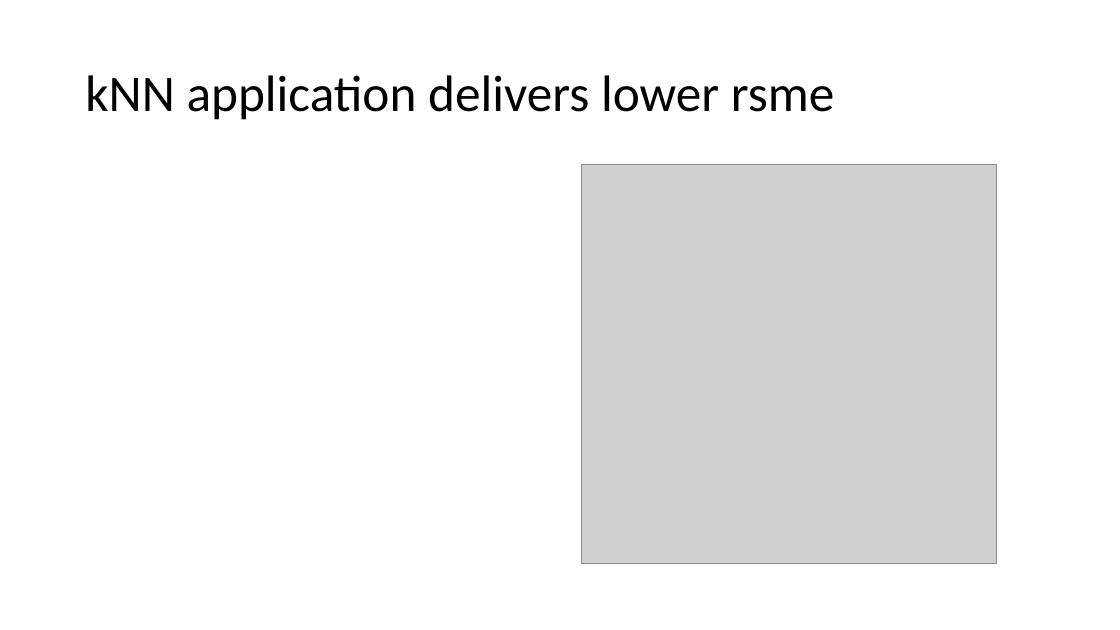
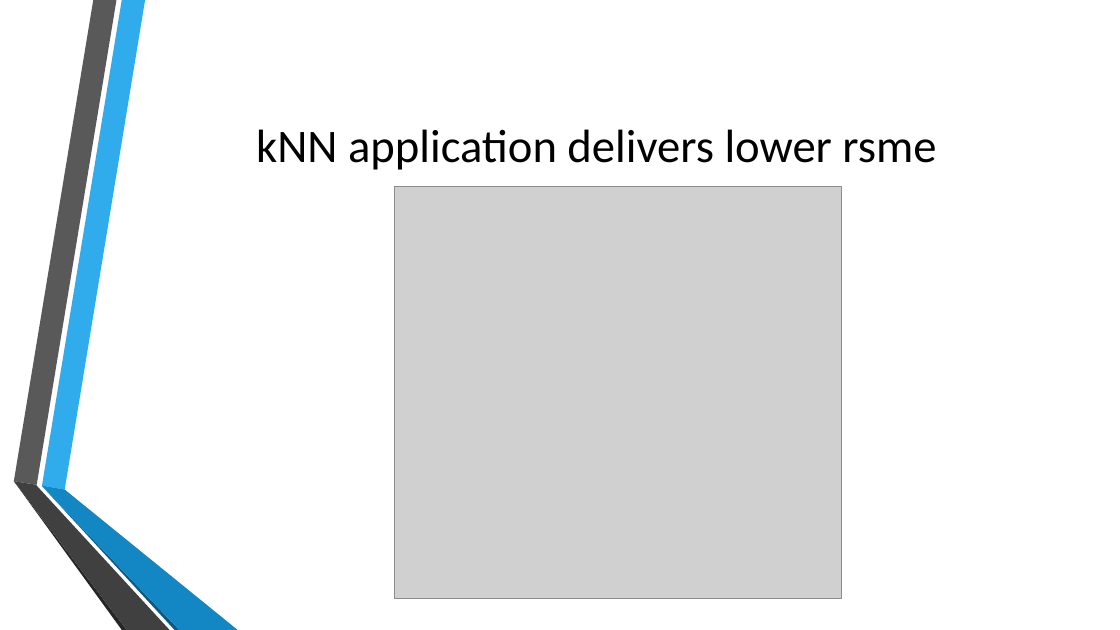
Before and after one commit to TheDataMavericks/DK, a slide deck: slide 15 of img/Cars Machine Learning Journey.pptx (slide 11 before the commit). Drawn at 1120x630 pixels with LibreOffice and Linux fonts; fonts in the diff are those of the drawing; grey boxes stand for pictures; background and template pictures are left out. Boxes give left, top, right and bottom in pixels: in the first picture for what was removed or moved away, otherwise in the second. Text is boxed around its words. In the diff, an @@ line names an element or a change of style, - is before the commit and + after.

```diff
--- a/img/Cars Machine Learning Journey.pptx
+++ b/img/Cars Machine Learning Journey.pptx
@@ title "kNN application delivers lower rsme": place and size @@
-title "kNN application delivers lower rsme" at bbox=[85, 75, 835, 120]
+title "kNN application delivers lower rsme" at bbox=[256, 129, 936, 170]
@@ title "kNN application delivers lower rsme" at bbox=[256, 129, 936, 170]: size 44 to 40 pt; alignment left to centre; line spacing 0.9 to 1 @@
@@ picture: place and size @@
-picture at bbox=[581, 164, 996, 564]
+picture at bbox=[395, 187, 841, 599]
@@ group added at bbox=[13, 0, 238, 630]: 6 freeform shapes @@
```
Also in this commit, not shown: 13 other slides changed, 9 slides added, 4 slides removed, 2 other files.
